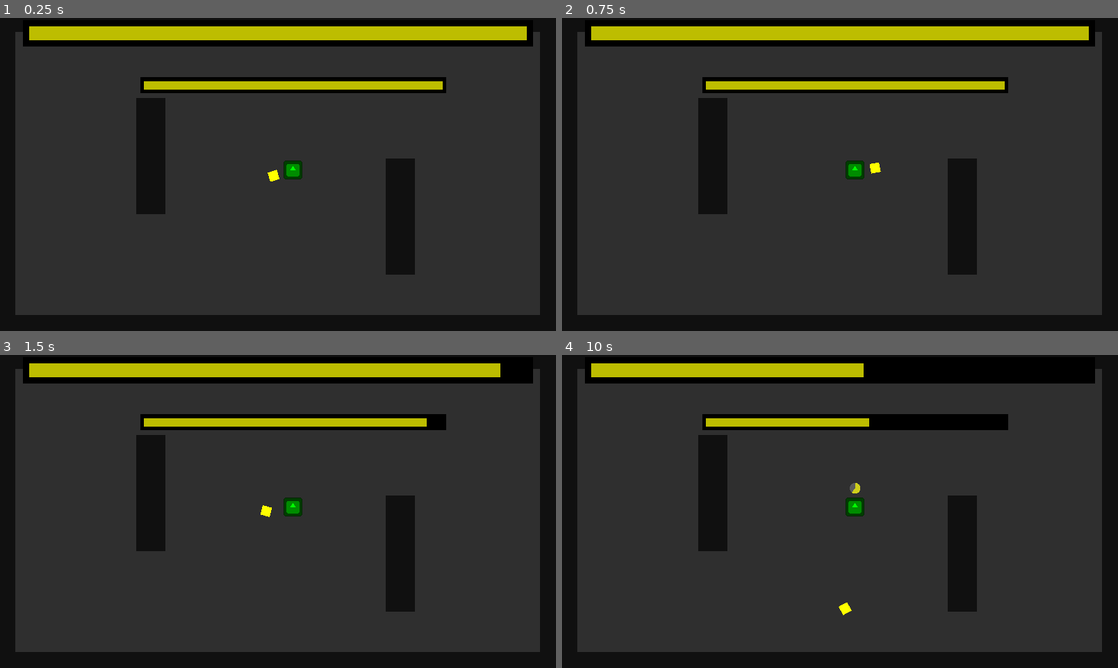
Above: before the commit, frames 1-4 (two rows, left to right).
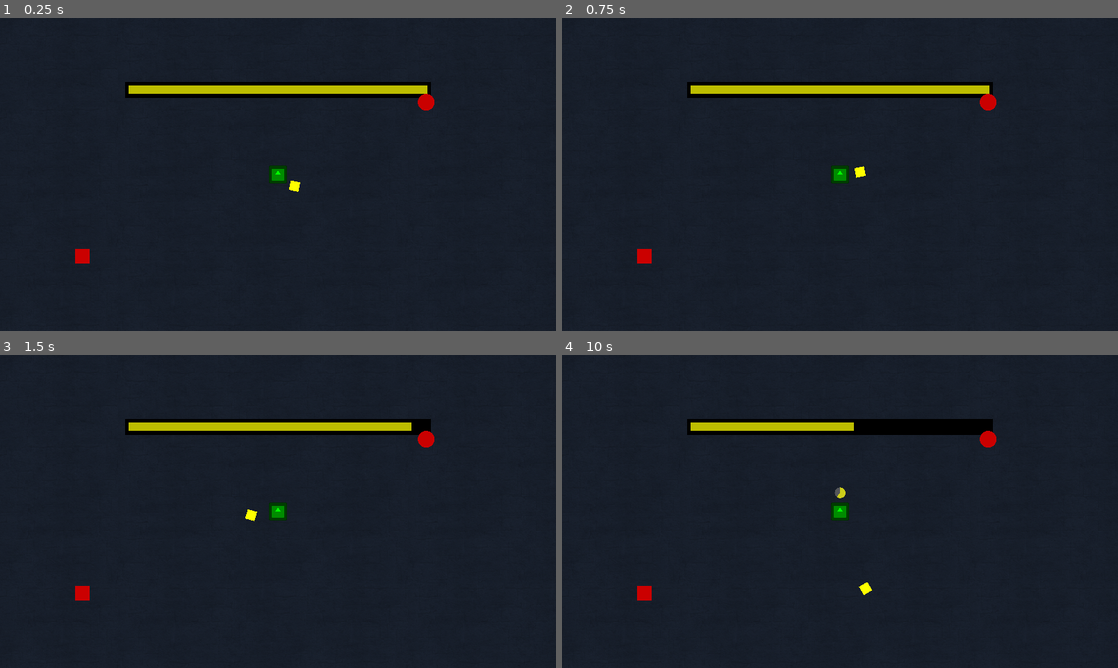
Above: after the commit, the same moments.

Repository: DeepRestGames/pirate-software-game-jam-16
Game: Godot game, scene res://Scenes/Tests/TestWideMap_MainScene.tscn
Same seed, same stepped clock (60 frames per second), same inputs: the game is played once before the commit and once after it. Before the commit the project starts from res://Scenes/Tests/TestRangedEnemies_MainScene.tscn. The engine's default icon, where the game draws it, is replaced by a stand-in: a white triangle on a blue panel in a dark square.
Inputs (mouse positions are in pixels of both pictures, inside the frame that each line leads up to):
- Up to frame 1 (0.25 s): no input
- Up to frame 2 (0.75 s): tap Enter at 0.5 s; move the mouse to (962, 158) at 0.52 s; hold Right mouse button (teleport_boomerang) from 0.53 s (still down)
- Up to frame 3 (1.5 s): tap R (restart) at 1.25 s; move the mouse to (166, 527) at 1.27 s; release Right mouse button (teleport_boomerang) at 1.28 s; click (166, 527) at 1.35 s
- Up to frame 4 (10 s): move the mouse to (895, 442) at 2.02 s; hold Right mouse button (teleport_boomerang) 2.03-2.78 s; tap R (restart) every 1.5 s from 2.75 to 7.25 s; move the mouse to (812, 574) at 2.77 s; click (812, 574) at 2.85 s; move the mouse to (1006, 558) at 3.52 s; hold Right mouse button (teleport_boomerang) 3.53-4.28 s; move the mouse to (673, 464) at 4.27 s; click (673, 464) at 4.35 s; move the mouse to (867, 511) at 5.02 s; hold Right mouse button (teleport_boomerang) 5.03-5.78 s; move the mouse to (756, 433) at 5.77 s; click (756, 433) at 5.85 s; move the mouse to (962, 495) at 6.52 s; hold Right mouse button (teleport_boomerang) 6.53-7.28 s; move the mouse to (728, 527) at 7.27 s; click (728, 527) at 7.35 s; move the mouse to (895, 442) at 8.02 s; hold Right mouse button (teleport_boomerang) 8.03-8.78 s; move the mouse to (812, 574) at 8.77 s; click (812, 574) at 8.85 s; move the mouse to (1006, 558) at 9.52 s; hold Right mouse button (teleport_boomerang) from 9.53 s (still down)

The runs differ from the first frame. In frame 1, 49% of the frame differs, in the area x 0-100%, y 0-100%; in frame 2, 49%; in frame 3, 49%; in frame 4, 49%.

Commit message:
First isometric walls tests

Diff:
--- a/Scenes/Boomerang.tscn
+++ b/Scenes/Boomerang.tscn
@@ -11,7 +11,7 @@
 
 [node name="Boomerang" type="RigidBody2D" groups=["Boomerang"]]
 collision_layer = 2
-collision_mask = 12
+collision_mask = 36
 mass = 0.2
 physics_material_override = SubResource("PhysicsMaterial_tui1e")
 contact_monitor = true
--- a/Scenes/Enemies/EnemyWalking.tscn
+++ b/Scenes/Enemies/EnemyWalking.tscn
@@ -12,6 +12,7 @@
 motion_mode = 1
 wall_min_slide_angle = 0.0
 script = ExtResource("1_5dndt")
+MOVEMENT_SPEED = 100.0
 
 [node name="Sprite2D" type="Sprite2D" parent="."]
 modulate = Color(0.764706, 0.243137, 0.0941176, 1)
--- a/Scenes/MainCharacter.tscn
+++ b/Scenes/MainCharacter.tscn
@@ -14,8 +14,9 @@
 
 [node name="MainCharacter" type="CharacterBody2D" groups=["MainCharacter"]]
 collision_mask = 14
-motion_mode = 1
 wall_min_slide_angle = 0.0
+floor_block_on_wall = false
+platform_wall_layers = 32
 script = ExtResource("1_niili")
 
 [node name="Camera2D" type="Camera2D" parent="."]
--- a/Scenes/Tests/TestWideMap_MainScene.tscn
+++ b/Scenes/Tests/TestWideMap_MainScene.tscn
@@ -1,14 +1,16 @@
-[gd_scene load_steps=9 format=3 uid="uid://b08c00kj5vuhj"]
+[gd_scene load_steps=13 format=3 uid="uid://b08c00kj5vuhj"]
 
-[ext_resource type="Texture2D" uid="uid://ctdwfv58t2cdu" path="res://Assets/Placeholders/WhiteSprites.png" id="1_de2tm"]
+[ext_resource type="Texture2D" uid="uid://2ax6ocl5od4u" path="res://Assets/Placeholders/Ground.png" id="1_j7ahr"]
+[ext_resource type="Texture2D" uid="uid://buep5kkwxu7cr" path="res://Assets/Placeholders/Environment_Wall.png" id="2_8xt8f"]
 [ext_resource type="PackedScene" uid="uid://blwtacw6rbdye" path="res://Scenes/MainCharacter.tscn" id="2_oqf4n"]
 [ext_resource type="PackedScene" uid="uid://b5p4evkgrownv" path="res://Scenes/Boomerang.tscn" id="3_cshhi"]
+[ext_resource type="Texture2D" uid="uid://dfpooy6ncbt58" path="res://Assets/Placeholders/WallL300Clean.png" id="3_sjliq"]
 [ext_resource type="PackedScene" uid="uid://wwc4re0x7ahn" path="res://Scenes/GameElements/Gateway.tscn" id="5_gmqru"]
 [ext_resource type="PackedScene" uid="uid://denw63bk82e73" path="res://Scenes/GameElements/Interactable.tscn" id="6_4x5vl"]
 
 [sub_resource type="NavigationPolygon" id="NavigationPolygon_41o6l"]
-vertices = PackedVector2Array(482.656, 355.344, 3200, 2710.01, -3167.53, 2709.98, 362.656, 355.344, 3200, -2708.31, 482.656, -64.6563, -3181.66, -2708.33, 362.656, -64.6563, -379.344, -273.656, -379.344, 146.344, -499.344, 146.344, -3181.66, 1332.85, -499.344, -273.656)
-polygons = Array[PackedInt32Array]([PackedInt32Array(0, 1, 2, 3), PackedInt32Array(4, 1, 0, 5), PackedInt32Array(6, 4, 5, 7, 8), PackedInt32Array(3, 2, 9, 7), PackedInt32Array(10, 9, 2, 11), PackedInt32Array(10, 11, 6, 12), PackedInt32Array(7, 9, 8), PackedInt32Array(6, 8, 12)])
+vertices = PackedVector2Array(482.656, 355.344, 3200, 2710.01, -3167.53, 2709.98, 362.656, 355.344, 1010, -545.844, 1010, -676.656, 3200, -2708.3, -3181.67, -2708.33, -1010, -676.656, 482.656, -64.6563, -1010, -545.844, 362.656, -64.6563, -379.344, -273.656, -3181.67, 1332.27, -379.344, 146.344, -499.344, 146.344, -499.344, -273.656)
+polygons = Array[PackedInt32Array]([PackedInt32Array(0, 1, 2, 3), PackedInt32Array(4, 5, 6, 1), PackedInt32Array(7, 6, 5, 8), PackedInt32Array(4, 1, 0, 9), PackedInt32Array(10, 4, 9, 11, 12), PackedInt32Array(13, 7, 8, 10), PackedInt32Array(3, 2, 14, 11), PackedInt32Array(15, 14, 2, 13), PackedInt32Array(15, 13, 10, 16), PackedInt32Array(11, 14, 12), PackedInt32Array(16, 10, 12)])
 outlines = Array[PackedVector2Array]([PackedVector2Array(-3233.74, -2767.27, -3177.24, 2738.51, 3275.51, 2765.75, 3252.72, -2749.11)])
 
 [sub_resource type="RectangleShape2D" id="RectangleShape2D_k3fm6"]
@@ -16,21 +18,28 @@
 [sub_resource type="QuadMesh" id="QuadMesh_sps2i"]
 size = Vector2(20, 20)
 
+[sub_resource type="RectangleShape2D" id="RectangleShape2D_npc86"]
+size = Vector2(2000, 41)
+
+[sub_resource type="RectangleShape2D" id="RectangleShape2D_r8vs0"]
+size = Vector2(2000, 60)
+
 [node name="MainScene" type="Node2D"]
 scale = Vector2(0.6, 0.6)
 
 [node name="Environment" type="Node2D" parent="."]
 
 [node name="NavigationRegion2D" type="NavigationRegion2D" parent="Environment"]
-scale = Vector2(3.5109, 4.40507)
 navigation_polygon = SubResource("NavigationPolygon_41o6l")
 
 [node name="Ground" type="Sprite2D" parent="Environment/NavigationRegion2D"]
-modulate = Color(0.184713, 0.184713, 0.184713, 1)
-scale = Vector2(66.3, 56.3667)
-texture = ExtResource("1_de2tm")
+texture_repeat = 2
+texture = ExtResource("1_j7ahr")
+region_enabled = true
+region_rect = Rect2(0, 0, 7000, 6000)
 
 [node name="Walls" type="Node2D" parent="Environment/NavigationRegion2D"]
+visible = false
 
 [node name="StaticBody2D" type="StaticBody2D" parent="Environment/NavigationRegion2D/Walls"]
 position = Vector2(-3221.67, 20)
@@ -59,6 +68,7 @@
 mesh = SubResource("QuadMesh_sps2i")
 
 [node name="StaticBody2D3" type="StaticBody2D" parent="Environment/NavigationRegion2D/Walls"]
+visible = false
 position = Vector2(-4.33325, -2748.33)
 rotation = -1.57079
 scale = Vector2(3, 350)
@@ -71,6 +81,22 @@
 [node name="MeshInstance2D" type="MeshInstance2D" parent="Environment/NavigationRegion2D/Walls/StaticBody2D3"]
 modulate = Color(0.0648403, 0.0648403, 0.0648403, 1)
 mesh = SubResource("QuadMesh_sps2i")
+
+[node name="StaticBody2D7" type="StaticBody2D" parent="Environment/NavigationRegion2D/Walls"]
+position = Vector2(-4.33325, -2748.33)
+rotation = -1.57079
+scale = Vector2(3, 350)
+collision_layer = 8
+collision_mask = 0
+
+[node name="CollisionShape2D" type="CollisionShape2D" parent="Environment/NavigationRegion2D/Walls/StaticBody2D7"]
+shape = SubResource("RectangleShape2D_k3fm6")
+
+[node name="Sprite2D" type="Sprite2D" parent="Environment/NavigationRegion2D/Walls/StaticBody2D7"]
+texture_repeat = 2
+texture = ExtResource("2_8xt8f")
+region_enabled = true
+region_rect = Rect2(24.3, 0, 50, 10)
 
 [node name="StaticBody2D4" type="StaticBody2D" parent="Environment/NavigationRegion2D/Walls"]
 position = Vector2(-4.33325, 2750)
@@ -112,6 +138,34 @@
 modulate = Color(0.0648403, 0.0648403, 0.0648403, 1)
 mesh = SubResource("QuadMesh_sps2i")
 
+[node name="NewWalls" type="Node2D" parent="Environment/NavigationRegion2D"]
+
+[node name="NorthWall" type="StaticBody2D" parent="Environment/NavigationRegion2D/NewWalls"]
+position = Vector2(0, -638.333)
+collision_layer = 8
+collision_mask = 0
+
+[node name="Sprite2D" type="Sprite2D" parent="Environment/NavigationRegion2D/NewWalls/NorthWall"]
+texture_filter = 1
+texture_repeat = 2
+texture = ExtResource("3_sjliq")
+region_enabled = true
+region_rect = Rect2(0, 0, 2000, 165)
+
+[node name="CollisionShape2D_low" type="CollisionShape2D" parent="Environment/NavigationRegion2D/NewWalls/NorthWall"]
+position = Vector2(0, 62)
+shape = SubResource("RectangleShape2D_npc86")
+debug_color = Color(0, 0.809867, 0.253981, 0.42)
+
+[node name="NorthWall_high" type="StaticBody2D" parent="Environment/NavigationRegion2D/NewWalls/NorthWall"]
+collision_layer = 40
+collision_mask = 0
+
+[node name="CollisionShape2D_high" type="CollisionShape2D" parent="Environment/NavigationRegion2D/NewWalls/NorthWall/NorthWall_high"]
+position = Vector2(0, 1.66638)
+shape = SubResource("RectangleShape2D_r8vs0")
+debug_color = Color(0.558245, 0.618652, 3.85046e-07, 0.42)
+
 [node name="MainCharacter" parent="." node_paths=PackedStringArray("flying_boomerang") instance=ExtResource("2_oqf4n")]
 position = Vector2(51.6667, -15.6667)
 flying_boomerang = NodePath("../Boomerang")
--- a/project.godot
+++ b/project.godot
@@ -11,7 +11,7 @@
 [application]
 
 config/name="Wooferang"
-run/main_scene="res://Scenes/Tests/TestRangedEnemies_MainScene.tscn"
+run/main_scene="res://Scenes/Tests/TestWideMap_MainScene.tscn"
 config/features=PackedStringArray("4.3", "GL Compatibility")
 config/icon="res://icon.svg"
 
@@ -54,6 +54,8 @@
 2d_physics/layer_2="Boomerang"
 2d_physics/layer_3="Enemies"
 2d_physics/layer_4="Environment"
+2d_physics/layer_5="Environment_high"
+2d_physics/layer_6="Environment_high"
 
 [physics]
 
Binary file added: Assets/Placeholders/Environment_Corner.png
Not shown, added: Assets/Placeholders/Environment_Corner.png.import
Binary file added: Assets/Placeholders/Environment_Wall.png
Not shown, added: Assets/Placeholders/Environment_Wall.png.import
Binary file added: Assets/Placeholders/Environment_column.png
Not shown, added: Assets/Placeholders/Environment_column.png.import
Binary file added: Assets/Placeholders/Ground.png
Not shown, added: Assets/Placeholders/Ground.png.import
Binary file added: Assets/Placeholders/Tblu_Cursor-03.png
Not shown, added: Assets/Placeholders/Tblu_Cursor-03.png.import
Binary file added: Assets/Placeholders/TestWallTexture_forStretch.png
Not shown, added: Assets/Placeholders/TestWallTexture_forStretch.png.import
(and 6 more such lines)
